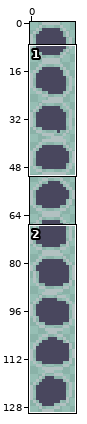
One commit to this sprite sheet: assets/picture/Cell.png. Above, an overview of the earlier version with the close-up marked.
Close-up. Old version:
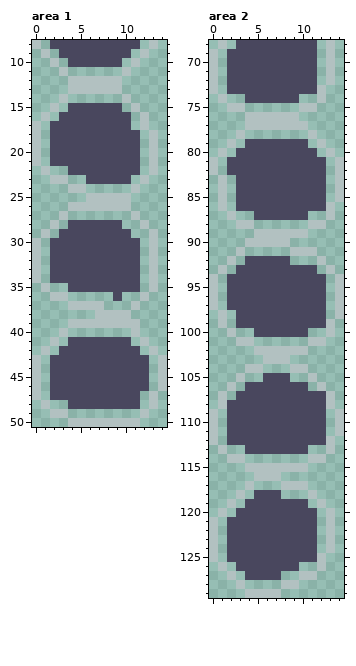
The file is 15x130 pixels. Shown: area 1: x 0..14, y 8..50; area 2: x 0..14, y 68..129.
And afterwards:
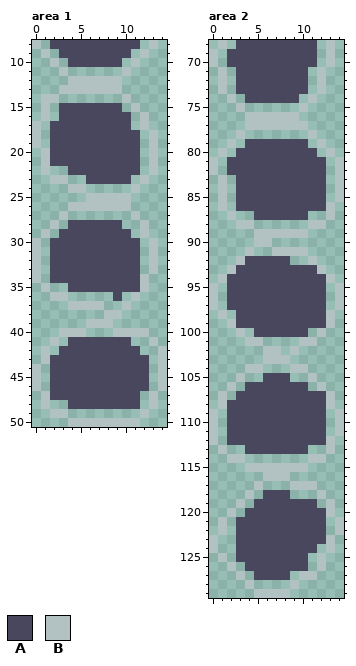
Palette (. is transparent): A #49475e  B #b2c1c1
Commit message: update cell animation and prefab
From old to new:
Area 1:
The author put colour A in row 15 at x 3.
The author put colour B in row 13 at x 3; in row 14 at x 1 to 2; in row 15 at x 1; in rows 20 to 21 at x 1; in row 29 at x 12; in rows 34 to 35 at x 12.
The author put colour B in row 36 at x 11; in row 37 at x 10; in row 40 at x 4 to 5, 9 to 10 and 12; in row 41 at x 13; in row 42 at x 14; in row 43 at x 1.
The author put colour B in row 47 at x 1.
Colour B is gone in row 14 at x 3; in row 15 at x 2; in rows 20 to 21 at x 0; in row 29 at x 13; in rows 34 to 35 at x 13; in row 36 at x 12.
Colour B is gone in row 37 at x 11; in row 38 at x 7 and 10; in row 39 at x 4 to 5 and 9 to 11; in row 41 at x 12; in row 42 at x 13; in row 43 at x 0.
Colour B is gone in row 47 at x 0.
Area 2:
The author put colour A in row 118 at x 8; in row 119 at x 11; in rows 120 to 123 at x 12; in row 126 at x 10; in row 127 at x 8.
The author put colour B in rows 71 to 72 at x 1 and 12; in row 73 at x 1; in row 74 at x 2 and 11; in row 91 at x 4 and 7 to 8; in row 92 at x 3 and 11; in row 93 at x 2 and 12.
The author put colour B in row 94 at x 1 and 13; in row 98 at x 13; in row 99 at x 2; in row 100 at x 3 and 12; in row 101 at x 5 and 10; in row 116 at x 8.
The author put colour B in row 117 at x 5 and 11; in row 118 at x 4 and 12; in row 119 at x 3 and 13; in row 120 at x 2; in rows 121 to 122 at x 1 and 14; in row 125 at x 1.
The author put colour B in row 126 at x 2; in row 127 at x 3; in row 128 at x 4; in row 129 at x 8.
Colour A is gone in rows 71 to 73 at x 2 and 11; in row 118 at x 5; in row 119 at x 4; in row 120 at x 3; in rows 121 to 124 at x 2; in row 125 at x 2 and 11.
Colour A is gone in row 126 at x 3; in row 127 at x 4.
Colour B is gone in rows 71 to 72 at x 0 and 13; in row 73 at x 0; in row 74 at x 1 and 12; in row 75 at x 2 and 11; in row 90 at x 4 and 7 to 8; in row 91 at x 3 and 11.
Colour B is gone in row 92 at x 2 and 12; in row 93 at x 1 and 13; in row 94 at x 0 and 14; in row 98 at x 14; in row 99 at x 1; in row 100 at x 2 and 13.
Colour B is gone in row 101 at x 3 and 12; in row 102 at x 5, 8 and 10; in row 116 at x 5; in row 117 at x 4 and 8; in row 118 at x 3 and 11; in row 119 at x 2 and 12.
Colour B is gone in row 120 at x 1; in rows 121 to 122 at x 0 and 13; in row 125 at x 0; in row 126 at x 1; in row 127 at x 2; in row 128 at x 3 and 8.
Colour B is gone in row 129 at x 4.
